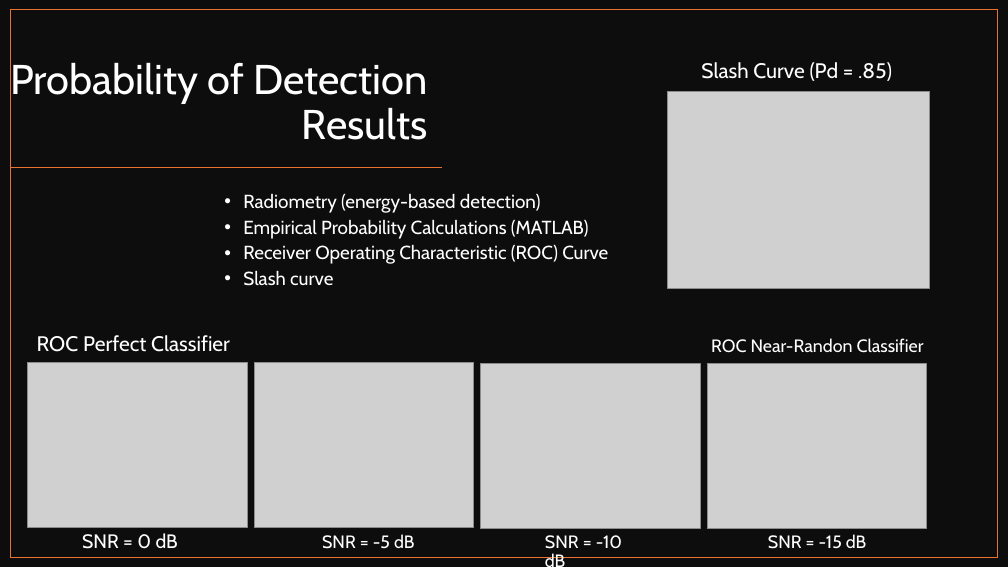
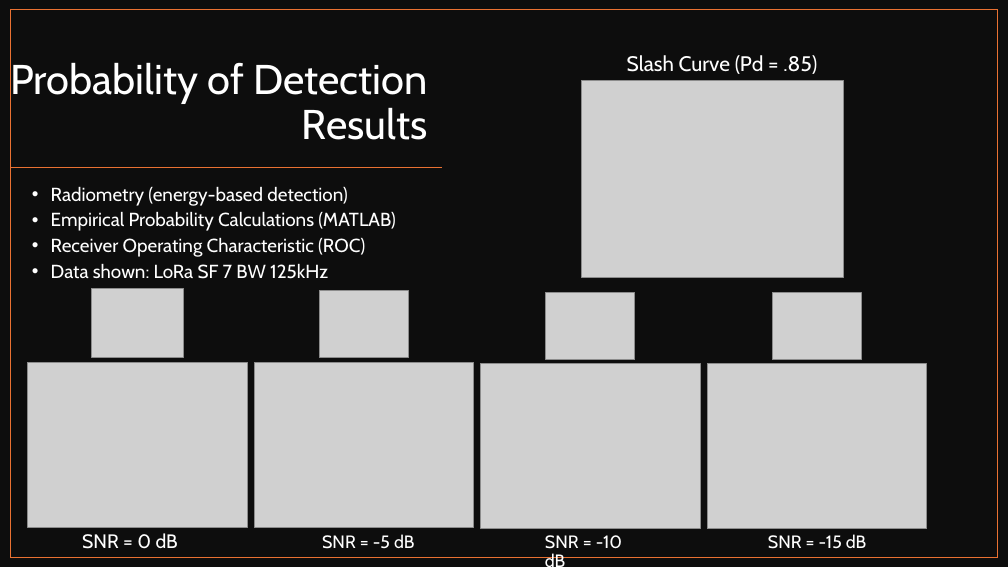
Before and after one commit to Brycycle/WES-CAPSTONE, a slide deck: slide 10 of Deliveries/Capstone Final Video_Bryce Rooney - Copy.pptx (slide 9 before the commit). Drawn at 1008x567 pixels with LibreOffice and Linux fonts; fonts in the diff are those of the drawing; grey boxes stand for pictures. Boxes give left, top, right and bottom in pixels: in the first picture for what was removed or moved away, otherwise in the second. Text is boxed around its words. In the diff, an @@ line names an element or a change of style, - is before the commit and + after.

```diff
--- a/Deliveries/Capstone Final Video_Bryce Rooney - Copy.pptx
+++ b/Deliveries/Capstone Final Video_Bryce Rooney - Copy.pptx
@@ text "Slash Curve (Pd = .85)" moved from (x1=701, y1=62, x2=892, y2=81) to (x1=627, y1=55, x2=817, y2=74) @@
@@ picture moved from (x1=668, y1=91, x2=930, y2=288) to (x1=582, y1=81, x2=844, y2=278) @@
@@ text "Radiometry (energy-based detection)" moved from (x1=243, y1=194, x2=608, y2=286) to (x1=51, y1=187, x2=395, y2=279) @@
@@ text at (x1=51, y1=238, x2=365, y2=279): text changed @@
-  • Receiver Operating Characteristic (ROC) Curve
-  • Slash curve
+  • Receiver Operating Characteristic (ROC)
+  • Data shown: LoRa SF 7 BW 125kHz
@@ picture added at (x1=91, y1=289, x2=184, y2=358) @@
@@ picture added at (x1=319, y1=290, x2=408, y2=357) @@
@@ picture added at (x1=546, y1=293, x2=635, y2=359) @@
@@ picture added at (x1=773, y1=293, x2=862, y2=359) @@
@@ text removed at (x1=37, y1=335, x2=230, y2=352) @@
-  ROC Perfect Classifier
@@ text removed at (x1=711, y1=338, x2=924, y2=353) @@
-  ROC Near-Randon Classifier
```
Also in this commit, not shown: 7 other slides changed, 2 slides added, 1 slide removed, 30 other files.
